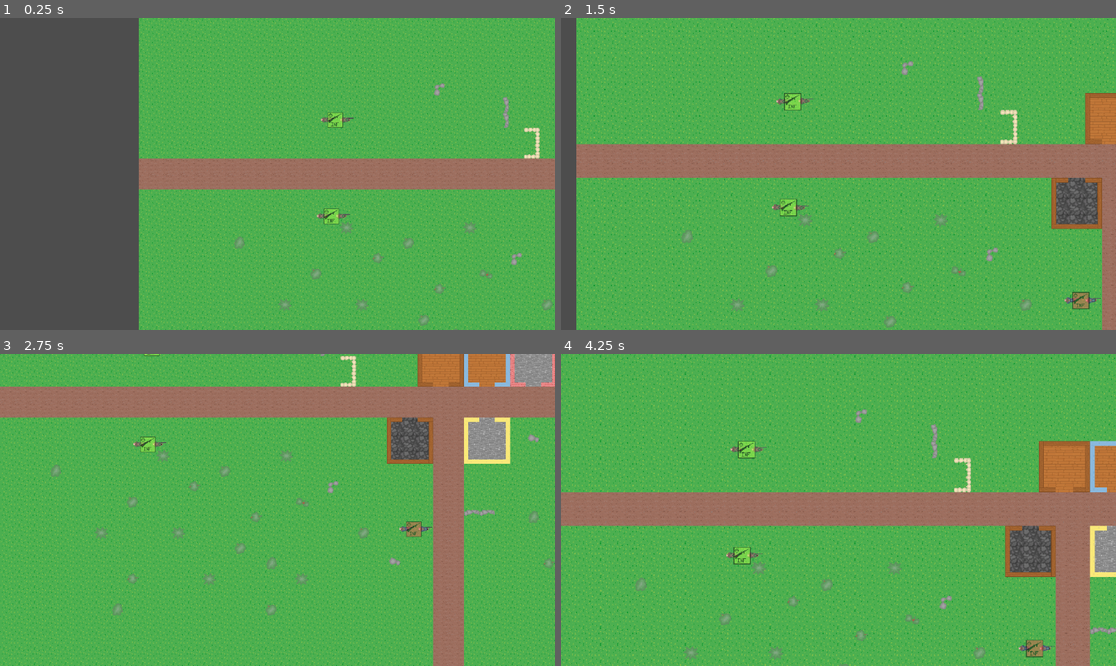
Above: before the commit, frames 1-4 (two rows, left to right).
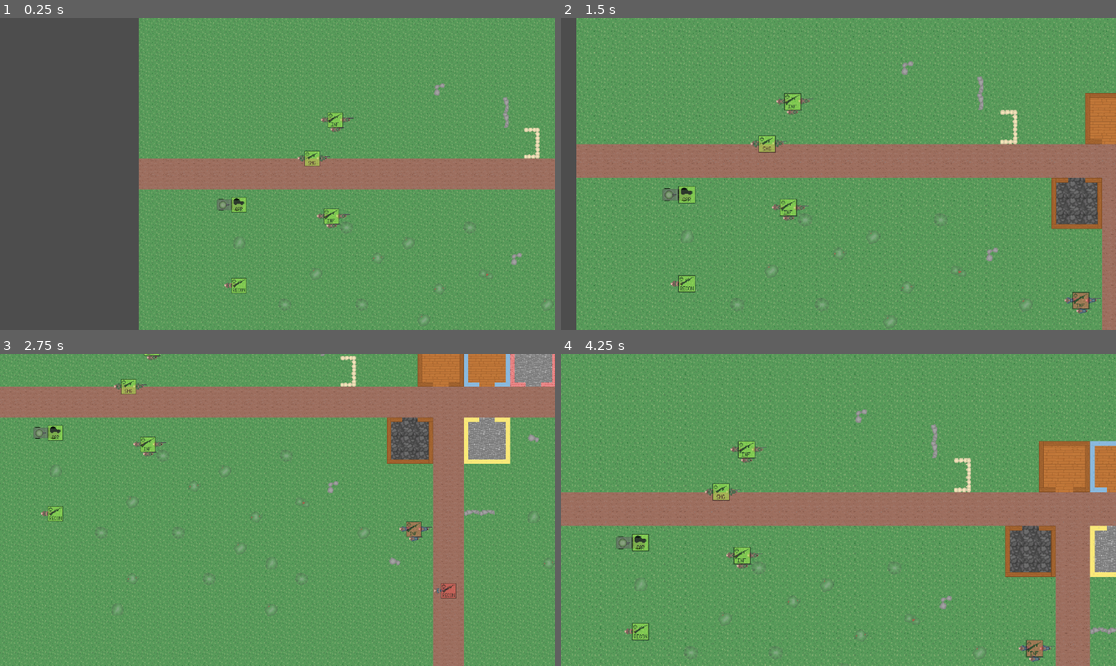
Above: after the commit, the same moments.

Repository: LDGamingExpress/Bunnies-At-Arms
Game: Godot game, scene res://TestScene.tscn
The game is run twice, just before and just after one commit, with the same random seed, the same clock (stepped at 60 frames per second) and the same inputs. The project has no main scene, so this scene is started directly.
Inputs (mouse positions are in pixels of both pictures, inside the frame that each line leads up to):
- Up to frame 1 (0.25 s): no input
- Up to frame 2 (1.5 s): tap Enter at 0.5 s; move the mouse to (960, 158) at 0.52 s; hold D (Right) 0.53-1.28 s; click (960, 158) at 0.6 s; move the mouse to (727, 189) at 1.27 s; hold S (Down) from 1.28 s (still down); tap Mouse wheel up (ZoomIn) at 1.35 s; click (727, 189) at 1.42 s
- Up to frame 3 (2.75 s): move the mouse to (333, 441) at 2.02 s; release S (Down) at 2.03 s; hold D (Right) from 2.03 s (still down); tap Mouse wheel down (ZoomOut) at 2.1 s; click (333, 441) at 2.17 s
- Up to frame 4 (4.25 s): move the mouse to (810, 572) at 2.77 s; release D (Right) at 2.78 s; hold W (Up) 2.78-3.53 s; click (810, 572) at 2.85 s; move the mouse to (1005, 556) at 3.52 s; hold A (Left) from 3.53 s (still down); tap Mouse wheel up (ZoomIn) at 3.6 s; click (1005, 556) at 3.67 s

The runs differ from the first frame. In frame 1, 13% of the frame differs, in the area x 25-100%, y 0-100%; in frame 2, 16%, in the area x 2-100%, y 0-100%; in frame 3, 16%; in frame 4, 16%.

Commit message:
Car and Start of Control Point Stuff
A basic armored car unit has been added and the control point system is started to be worked on.

Diff:
--- a/BulletScript.gd
+++ b/BulletScript.gd
@@ -6,6 +6,7 @@
 var Damage = 1
 var Team = null
 var startpos = null
+var GunRange = 150
 
 func _ready() -> void:
 	startpos = position
@@ -13,7 +14,7 @@
 func _physics_process(delta: float) -> void:
 	velocity = dir * SPEED
 	move_and_slide()
-	if pow(startpos.x - position.x,2) + pow(startpos.y - position.y,2) > 250000:
+	if sqrt(pow(startpos.x - position.x,2) + pow(startpos.y - position.y,2)) > GunRange:
 		queue_free()
 
 
--- /dev/null
+++ b/ControlPoint.tscn
@@ -0,0 +1,27 @@
+[gd_scene load_steps=5 format=3 uid="uid://moay3qpb8c0e"]
+
+[ext_resource type="Texture2D" uid="uid://blk0gtx2pelb5" path="res://Textures/ControlPoint.png" id="1_bxxv0"]
+[ext_resource type="Script" path="res://ControlPointScript.gd" id="1_qlmqi"]
+
+[sub_resource type="CircleShape2D" id="CircleShape2D_uxqp0"]
+
+[sub_resource type="CircleShape2D" id="CircleShape2D_f3jqw"]
+radius = 60.0
+
+[node name="ControlPoint" type="StaticBody2D"]
+script = ExtResource("1_qlmqi")
+
+[node name="CollisionShape2D" type="CollisionShape2D" parent="."]
+shape = SubResource("CircleShape2D_uxqp0")
+
+[node name="Sprite2D" type="Sprite2D" parent="."]
+texture = ExtResource("1_bxxv0")
+
+[node name="Area2D" type="Area2D" parent="."]
+
+[node name="CollisionShape2D" type="CollisionShape2D" parent="Area2D"]
+shape = SubResource("CircleShape2D_f3jqw")
+debug_color = Color(0.415686, 0.431373, 0.427451, 0.435294)
+
+[connection signal="body_entered" from="Area2D" to="." method="_on_area_2d_body_entered"]
+[connection signal="body_exited" from="Area2D" to="." method="_on_area_2d_body_exited"]
--- /dev/null
+++ b/ControlPointScript.gd
@@ -0,0 +1,19 @@
+extends StaticBody2D
+
+
+# Called when the node enters the scene tree for the first time.
+func _ready() -> void:
+	pass # Replace with function body.
+
+
+# Called every frame. 'delta' is the elapsed time since the previous frame.
+func _process(delta: float) -> void:
+	pass
+
+
+func _on_area_2d_body_entered(body: Node2D) -> void:
+	pass # Replace with function body.
+
+
+func _on_area_2d_body_exited(body: Node2D) -> void:
+	pass # Replace with function body.
--- a/TestScene.tscn
+++ b/TestScene.tscn
@@ -472,3 +472,25 @@
 [node name="Unit3" parent="." instance=ExtResource("2_i7ys4")]
 position = Vector2(664, 264)
 Team = 2
+
+[node name="Unit4" parent="." instance=ExtResource("2_i7ys4")]
+position = Vector2(72, -32)
+Type = "SMG"
+
+[node name="Unit5" parent="." instance=ExtResource("2_i7ys4")]
+position = Vector2(-80, 232)
+Type = "Recon"
+
+[node name="Unit6" parent="." instance=ExtResource("2_i7ys4")]
+position = Vector2(736, 392)
+Type = "Recon"
+Team = 2
+
+[node name="Unit7" parent="." instance=ExtResource("2_i7ys4")]
+position = Vector2(1096, 8)
+Type = "Recon"
+Team = 2
+
+[node name="Unit8" parent="." instance=ExtResource("2_i7ys4")]
+position = Vector2(-80, 64)
+Type = "Car"
--- a/UnitActor.tscn
+++ b/UnitActor.tscn
@@ -1,9 +1,13 @@
-[gd_scene load_steps=11 format=3 uid="uid://ke31dymdk3hu"]
+[gd_scene load_steps=22 format=3 uid="uid://ke31dymdk3hu"]
 
 [ext_resource type="Texture2D" uid="uid://cfgpvagvsvydh" path="res://Textures/BAA_UnitTiles.png" id="1_5xegg"]
 [ext_resource type="Script" path="res://UnitActorScript.gd" id="1_dptay"]
 [ext_resource type="Texture2D" uid="uid://d7cfg2ipt2pg" path="res://Textures/BAA_GunTiles.png" id="3_6livi"]
 
+[sub_resource type="AtlasTexture" id="AtlasTexture_potrx"]
+atlas = ExtResource("1_5xegg")
+region = Rect2(160, 0, 64, 32)
+
 [sub_resource type="AtlasTexture" id="AtlasTexture_mgpde"]
 atlas = ExtResource("1_5xegg")
 region = Rect2(64, 0, 32, 32)
@@ -11,11 +15,35 @@
 [sub_resource type="AtlasTexture" id="AtlasTexture_1u44g"]
 atlas = ExtResource("1_5xegg")
 region = Rect2(64, 64, 32, 32)
+
+[sub_resource type="AtlasTexture" id="AtlasTexture_268gh"]
+atlas = ExtResource("1_5xegg")
+region = Rect2(96, 0, 32, 32)
+
+[sub_resource type="AtlasTexture" id="AtlasTexture_ybtc2"]
+atlas = ExtResource("1_5xegg")
+region = Rect2(96, 64, 32, 32)
+
+[sub_resource type="AtlasTexture" id="AtlasTexture_16yw6"]
+atlas = ExtResource("1_5xegg")
+region = Rect2(128, 0, 32, 32)
+
+[sub_resource type="AtlasTexture" id="AtlasTexture_roap8"]
+atlas = ExtResource("1_5xegg")
+region = Rect2(128, 64, 32, 32)
 
 [sub_resource type="SpriteFrames" id="SpriteFrames_o6apg"]
 animations = [{
 "frames": [{
 "duration": 1.0,
+"texture": SubResource("AtlasTexture_potrx")
+}],
+"loop": true,
+"name": &"Car1",
+"speed": 5.0
+}, {
+"frames": [{
+"duration": 1.0,
 "texture": SubResource("AtlasTexture_mgpde")
 }],
 "loop": true,
@@ -29,27 +57,131 @@
 "loop": true,
 "name": &"Infantry2",
 "speed": 5.0
+}, {
+"frames": [{
+"duration": 1.0,
+"texture": SubResource("AtlasTexture_268gh")
+}],
+"loop": true,
+"name": &"Recon1",
+"speed": 5.0
+}, {
+"frames": [{
+"duration": 1.0,
+"texture": SubResource("AtlasTexture_ybtc2")
+}],
+"loop": true,
+"name": &"Recon2",
+"speed": 5.0
+}, {
+"frames": [{
+"duration": 1.0,
+"texture": SubResource("AtlasTexture_16yw6")
+}],
+"loop": true,
+"name": &"SMG1",
+"speed": 5.0
+}, {
+"frames": [{
+"duration": 1.0,
+"texture": SubResource("AtlasTexture_roap8")
+}],
+"loop": true,
+"name": &"SMG2",
+"speed": 5.0
 }]
 
+[sub_resource type="AtlasTexture" id="AtlasTexture_2axuy"]
+atlas = ExtResource("3_6livi")
+region = Rect2(160, 0, 32, 32)
+
 [sub_resource type="AtlasTexture" id="AtlasTexture_u7833"]
 atlas = ExtResource("3_6livi")
 region = Rect2(0, 0, 32, 32)
+
+[sub_resource type="AtlasTexture" id="AtlasTexture_rev1w"]
+atlas = ExtResource("3_6livi")
+region = Rect2(0, 0, 32, 32)
+
+[sub_resource type="AtlasTexture" id="AtlasTexture_rbrfh"]
+atlas = ExtResource("3_6livi")
+region = Rect2(32, 0, 32, 32)
+
+[sub_resource type="AtlasTexture" id="AtlasTexture_63lv8"]
+atlas = ExtResource("3_6livi")
+region = Rect2(32, 0, 32, 32)
+
+[sub_resource type="AtlasTexture" id="AtlasTexture_ll7xv"]
+atlas = ExtResource("3_6livi")
+region = Rect2(64, 0, 32, 32)
+
+[sub_resource type="AtlasTexture" id="AtlasTexture_mbl6o"]
+atlas = ExtResource("3_6livi")
+region = Rect2(64, 0, 32, 32)
 
 [sub_resource type="SpriteFrames" id="SpriteFrames_cud76"]
 animations = [{
 "frames": [{
 "duration": 1.0,
+"texture": SubResource("AtlasTexture_2axuy")
+}],
+"loop": true,
+"name": &"Car1",
+"speed": 5.0
+}, {
+"frames": [{
+"duration": 1.0,
 "texture": SubResource("AtlasTexture_u7833")
 }],
 "loop": true,
-"name": &"default",
+"name": &"Infantry1",
+"speed": 5.0
+}, {
+"frames": [{
+"duration": 1.0,
+"texture": SubResource("AtlasTexture_rev1w")
+}],
+"loop": true,
+"name": &"Infantry2",
+"speed": 5.0
+}, {
+"frames": [{
+"duration": 1.0,
+"texture": SubResource("AtlasTexture_rbrfh")
+}],
+"loop": true,
+"name": &"Recon1",
+"speed": 5.0
+}, {
+"frames": [{
+"duration": 1.0,
+"texture": SubResource("AtlasTexture_63lv8")
+}],
+"loop": true,
+"name": &"Recon2",
+"speed": 5.0
+}, {
+"frames": [{
+"duration": 1.0,
+"texture": SubResource("AtlasTexture_ll7xv")
+}],
+"loop": true,
+"name": &"SMG1",
+"speed": 5.0
+}, {
+"frames": [{
+"duration": 1.0,
+"texture": SubResource("AtlasTexture_mbl6o")
+}],
+"loop": true,
+"name": &"SMG2",
 "speed": 5.0
 }]
 
 [sub_resource type="CircleShape2D" id="CircleShape2D_rv5ut"]
 radius = 7.0
 
-[sub_resource type="CircleShape2D" id="CircleShape2D_jjdwi"]
+[sub_resource type="CircleShape2D" id="CircleShape2D_k3sdr"]
 radius = 250.0
 
 [node name="UnitActor" type="CharacterBody2D" groups=["Units"]]
@@ -70,6 +202,7 @@
 position = Vector2(6, -4)
 scale = Vector2(0.8, 0.8)
 sprite_frames = SubResource("SpriteFrames_cud76")
+animation = &"Infantry1"
 
 [node name="CollisionShape2D" type="CollisionShape2D" parent="."]
 shape = SubResource("CircleShape2D_rv5ut")
--- a/UnitActorScript.gd
+++ b/UnitActorScript.gd
@@ -20,9 +20,20 @@
 var Health = 3
 var rng = RandomNumberGenerator.new()
 
+var GunOffsetX = 6
+var GunOffsetY = -4
+var GunBehind = true
+
 func _ready() -> void:
 	$AnimatedSprite2D.animation = Type
+	$AnimatedSprite2D/GunSprite.animation = Type
 	$ReloadTimer.wait_time = ReloadTime
+	$DetectArea/CollisionShape2D.shape = $DetectArea/CollisionShape2D.shape.duplicate()
+	$DetectArea/CollisionShape2D.shape.radius = (GunRange)
+	$AnimatedSprite2D/GunSprite.position = Vector2(GunOffsetX,GunOffsetY)
+	$AnimatedSprite2D/GunSprite.show_behind_parent = GunBehind
+	#print(GunRange)
+	#print($DetectArea/CollisionShape2D.shape.radius)
 
 func _physics_process(delta: float) -> void:
 	if Health <= 0:
@@ -77,6 +88,48 @@
 					NewObj.position = $AnimatedSprite2D/GunSprite.global_position
 					NewObj.SPEED = 700.0
 					NewObj.Team = Team
+					NewObj.GunRange = GunRange
+					# + Vector2(rng.randf_range(-Accuracy,Accuracy),rng.randf_range(-Accuracy,Accuracy))
+					NewObj.dir = to_local(EnemyTarget.global_position).normalized()
+					NewObj.Damage = Damage
+					get_parent().get_parent().add_child(NewObj)
+					$ReloadTimer.start()
+			LastTar = to_global($NavigationAgent2D.get_next_path_position())
+			velocity = dir * SPEED
+		"Aggressive":
+			if EnemiesNearby.size() > 0:
+				if get_parent().Pursuing == null:
+					get_parent().Pursuing = GetClosestEnemy()
+			if get_parent().get_child(pos2go).global_position != GoToPos:
+				GoToPos = get_parent().get_child(pos2go).global_position
+				$NavigationAgent2D.target_position = GoToPos
+
+			var Dis = pow(GoToPos.x - global_position.x,2) + pow(GoToPos.y - global_position.y,2)
+			if get_parent().FarAway < Dis:
+				get_parent().FarAway = Dis
+				LastFar = Dis
+				#get_parent().FarAwayFrom = name
+			if get_parent().FarAway == LastFar and get_parent().FarAway > Dis:
+				get_parent().FarAway = Dis
+
+			EnemyTarget = null
+			if EnemiesNearby.size() > 0:
+				EnemyTarget = GetClosestEnemy()
+
+			var dir = to_local($NavigationAgent2D.get_next_path_position()).normalized()
+			if abs(to_global($NavigationAgent2D.get_next_path_position()).x - LastTar.x) + abs(to_global($NavigationAgent2D.get_next_path_position()).y - LastTar.y) > 2:
+				$AnimatedSprite2D.look_at(GoToPos)
+			#print(EnemyTarget)
+			#print(EnemiesNearby)
+			if EnemyTarget != null:
+				$AnimatedSprite2D.look_at(EnemyTarget.global_position)
+				if Reloaded == 1:
+					Reloaded = 0
+					var NewObj = UnitActor.instantiate()
+					NewObj.position = $AnimatedSprite2D/GunSprite.global_position
+					NewObj.SPEED = 700.0
+					NewObj.Team = Team
+					NewObj.GunRange = GunRange
 					# + Vector2(rng.randf_range(-Accuracy,Accuracy),rng.randf_range(-Accuracy,Accuracy))
 					NewObj.dir = to_local(EnemyTarget.global_position).normalized()
 					NewObj.Damage = Damage
@@ -97,6 +150,8 @@
 	if body.is_in_group("Units"):
 		if body.Team != Team and EnemiesNearby.find(body) != -1:
 			EnemiesNearby.erase(body)
+			if get_parent().Pursuing == body:
+				get_parent().Pursuing = null
 
 func GetClosestEnemy():
 	var ClosestDis = 1000000000
--- a/UnitObj.tscn
+++ b/UnitObj.tscn
@@ -1,8 +1,12 @@
-[gd_scene load_steps=7 format=3 uid="uid://bl41bmdw7f06q"]
+[gd_scene load_steps=12 format=3 uid="uid://bl41bmdw7f06q"]
 
 [ext_resource type="Texture2D" uid="uid://xfjyri0wrabf" path="res://Textures/BAA_UnitSymbols.png" id="1_bgkb8"]
 [ext_resource type="Script" path="res://UnitObjScript.gd" id="2_r6mwj"]
 [ext_resource type="Texture2D" uid="uid://bajiiwmmg7vc6" path="res://Textures/BAA_UnitSelected.png" id="3_v8l3e"]
+
+[sub_resource type="AtlasTexture" id="AtlasTexture_7vfkd"]
+atlas = ExtResource("1_bgkb8")
+region = Rect2(160, 0, 32, 32)
 
 [sub_resource type="AtlasTexture" id="AtlasTexture_opv5f"]
 atlas = ExtResource("1_bgkb8")
@@ -12,8 +16,32 @@
 atlas = ExtResource("1_bgkb8")
 region = Rect2(0, 64, 32, 32)
 
+[sub_resource type="AtlasTexture" id="AtlasTexture_bg88k"]
+atlas = ExtResource("1_bgkb8")
+region = Rect2(32, 0, 32, 32)
+
+[sub_resource type="AtlasTexture" id="AtlasTexture_i7uah"]
+atlas = ExtResource("1_bgkb8")
+region = Rect2(32, 64, 32, 32)
+
+[sub_resource type="AtlasTexture" id="AtlasTexture_03t7j"]
+atlas = ExtResource("1_bgkb8")
+region = Rect2(64, 0, 32, 32)
+
+[sub_resource type="AtlasTexture" id="AtlasTexture_b23ni"]
+atlas = ExtResource("1_bgkb8")
+region = Rect2(64, 64, 32, 32)
+
 [sub_resource type="SpriteFrames" id="SpriteFrames_87tm6"]
 animations = [{
+"frames": [{
+"duration": 1.0,
+"texture": SubResource("AtlasTexture_7vfkd")
+}],
+"loop": true,
+"name": &"Car1",
+"speed": 5.0
+}, {
 "frames": [{
 "duration": 1.0,
 "texture": SubResource("AtlasTexture_opv5f")
@@ -29,6 +57,38 @@
 "loop": true,
 "name": &"Infantry2",
 "speed": 5.0
+}, {
+"frames": [{
+"duration": 1.0,
+"texture": SubResource("AtlasTexture_bg88k")
+}],
+"loop": true,
+"name": &"Recon1",
+"speed": 5.0
+}, {
+"frames": [{
+"duration": 1.0,
+"texture": SubResource("AtlasTexture_i7uah")
+}],
+"loop": true,
+"name": &"Recon2",
+"speed": 5.0
+}, {
+"frames": [{
+"duration": 1.0,
+"texture": SubResource("AtlasTexture_03t7j")
+}],
+"loop": true,
+"name": &"SMG1",
+"speed": 5.0
+}, {
+"frames": [{
+"duration": 1.0,
+"texture": SubResource("AtlasTexture_b23ni")
+}],
+"loop": true,
+"name": &"SMG2",
+"speed": 5.0
 }]
 
 [node name="Unit" type="CharacterBody2D" groups=["Units"]]
@@ -40,7 +100,7 @@
 self_modulate = Color(1, 1, 1, 0.462745)
 z_index = 1
 sprite_frames = SubResource("SpriteFrames_87tm6")
-animation = &"Infantry1"
+animation = &"Car1"
 
 [node name="SelectIcon" type="Sprite2D" parent="UnitIcon"]
 visible = false
--- a/UnitObjScript.gd
+++ b/UnitObjScript.gd
@@ -12,70 +12,155 @@
 var SPEED = 50
 var Behavior = "Defensive" # Can be Defensive, Aggressive, and Passive
 var UnitsLeft = 4
+var Pursuing = null
 
 # Called when the node enters the scene tree for the first time.
 func _ready() -> void:
-	if Type == "Infantry":
-		UnitsLeft = 2
-		Speed = 1
-		var NewObj = UnitActor.instantiate()
-		NewObj.Type = (Type + str(Team))
-		NewObj.position = $Pos1.global_position
-		NewObj.pos2go = 1
-		NewObj.SPEED = 50.0
-		NewObj.GunRange = 150
-		NewObj.Team = Team
-		NewObj.ReloadTime = 0.5
-		add_child(NewObj)
-		NewObj = UnitActor.instantiate()
-		NewObj.Type = (Type + str(Team))
-		NewObj.position = $Pos2.global_position
-		NewObj.pos2go = 2
-		NewObj.SPEED = 50.0
-		NewObj.GunRange = 150
-		NewObj.Team = Team
-		NewObj.ReloadTime = 0.5
-		add_child(NewObj)
+	match Type:
+		"Car":
+			UnitsLeft = 1
+			Speed = 55
+			var NewObj = UnitActor.instantiate()
+			NewObj.Type = (Type + str(Team))
+			NewObj.position = $Pos1.global_position
+			NewObj.pos2go = 1
+			NewObj.SPEED = 50.0
+			NewObj.GunRange = 180
+			NewObj.Team = Team
+			NewObj.ReloadTime = 0.2
+			NewObj.Accuracy = 10
+			NewObj.Damage = 1
+			NewObj.Health = 12
+			NewObj.GunOffsetX = -13
+			NewObj.GunOffsetY = 0
+			NewObj.GunBehind = false
+			add_child(NewObj)
+		"SMG":
+			UnitsLeft = 2
+			Speed = 25
+			var NewObj = UnitActor.instantiate()
+			NewObj.Type = (Type + str(Team))
+			NewObj.position = $Pos1.global_position
+			NewObj.pos2go = 1
+			NewObj.SPEED = 50.0
+			NewObj.GunRange = 120
+			NewObj.Team = Team
+			NewObj.ReloadTime = 0.2
+			NewObj.Accuracy = 13
+			NewObj.Damage = 0.75
+			NewObj.Health = 4.5
+			add_child(NewObj)
+			NewObj = UnitActor.instantiate()
+			NewObj.Type = (Type + str(Team))
+			NewObj.position = $Pos2.global_position
+			NewObj.pos2go = 2
+			NewObj.SPEED = 50.0
+			NewObj.GunRange = 120
+			NewObj.Team = Team
+			NewObj.ReloadTime = 0.2
+			NewObj.Accuracy = 13
+			NewObj.Damage = 0.75
+			NewObj.Health = 3
+			add_child(NewObj)
+		"Recon":
+			UnitsLeft = 1
+			Speed = 1
+			var NewObj = UnitActor.instantiate()
+			NewObj.Type = (Type + str(Team))
+			NewObj.position = $Pos1.global_position
+			NewObj.pos2go = 1
+			NewObj.SPEED = 50.0
+			NewObj.GunRange = 300
+			NewObj.Team = Team
+			NewObj.ReloadTime = 0.8
+			NewObj.Accuracy = 1
+			NewObj.Damage = 2
+			NewObj.Health = 3
+			add_child(NewObj)
+		"Infantry":
+			UnitsLeft = 3
+			Speed = 1
+			var NewObj = UnitActor.instantiate()
+			NewObj.Type = (Type + str(Team))
+			NewObj.position = $Pos1.global_position
+			NewObj.pos2go = 1
+			NewObj.SPEED = 50.0
+			NewObj.GunRange = 150
+			NewObj.Team = Team
+			NewObj.ReloadTime = 0.5
+			NewObj.Accuracy = 10
+			NewObj.Damage = 1
+			NewObj.Health = 3
+			add_child(NewObj)
+			NewObj = UnitActor.instantiate()
+			NewObj.Type = (Type + str(Team))
+			NewObj.position = $Pos2.global_position
+			NewObj.pos2go = 2
+			NewObj.SPEED = 50.0
+			NewObj.GunRange = 150
+			NewObj.Team = Team
+			NewObj.ReloadTime = 0.5
+			NewObj.Accuracy = 10
+			NewObj.Damage = 1
+			NewObj.Health = 3
+			add_child(NewObj)
+			NewObj = UnitActor.instantiate()
+			NewObj.Type = (Type + str(Team))
+			NewObj.position = $Pos3.global_position
+			NewObj.pos2go = 3
+			NewObj.SPEED = 50.0
+			NewObj.GunRange = 150
+			NewObj.Team = Team
+			NewObj.ReloadTime = 0.5
+			NewObj.Accuracy = 10
+			NewObj.Damage = 1
+			NewObj.Health = 3
+			add_child(NewObj)
 	$UnitIcon.animation = (Type + str(Team))
 
 # Called every frame. 'delta' is the elapsed time since the previous frame.
 func _process(delta: float) -> void:
 	if UnitsLeft <= 0:
+		#print(Globals.HoveringOverClickable)
 		if PlayerHovering == 1:
 			Globals.HoveringOverClickable -= 1
 			PlayerHovering = 0
+		#print(Globals.HoveringOverClickable)
 		queue_free()
-	#print(FarAway)
-	#print(Globals.MousePos.x)
-	#print(global_position.x)
-	if Team == 1 and PlayerHovering == 0 and (Globals.MousePos.x >= (global_position.x - 16)) and (Globals.MousePos.x <= (global_position.x + 16)) and (Globals.MousePos.y >= (global_position.y - 16)) and (Globals.MousePos.y <= (global_position.y + 16)):
-		Input.set_default_cursor_shape(Input.CURSOR_POINTING_HAND)
-		Globals.HoveringOverClickable += 1
-		PlayerHovering = 1
-	elif Team == 1 and PlayerHovering == 1:
-		Globals.HoveringOverClickable -= 1
-		PlayerHovering = 0
-	if Team == 1 and abs(to_global($NavigationAgent2D.get_next_path_position()).x - global_position.x) + abs(to_global($NavigationAgent2D.get_next_path_position()).y - global_position.y) > 6:
-		if FarAway > 0 and FirstMove != 1:
-			#var posBefore = position
-			var dir = to_local($NavigationAgent2D.get_next_path_position()).normalized()
-			velocity = dir * SPEED
+	else:
+		if Team == 1 and PlayerHovering == 0 and (Globals.MousePos.x >= (global_position.x - 16)) and (Globals.MousePos.x <= (global_position.x + 16)) and (Globals.MousePos.y >= (global_position.y - 16)) and (Globals.MousePos.y <= (global_position.y + 16)):
+			Input.set_default_cursor_shape(Input.CURSOR_POINTING_HAND)
+			Globals.HoveringOverClickable += 1
+			PlayerHovering = 1
+		elif Team == 1 and PlayerHovering == 1:
+			Globals.HoveringOverClickable -= 1
+			PlayerHovering = 0
+		if Pursuing != null:
+			$NavigationAgent2D.target_desired_distance = 40
+			$NavigationAgent2D.target_position = Pursuing.global_position
+		else:
+			$NavigationAgent2D.target_desired_distance = 8
+		if abs(to_global($NavigationAgent2D.get_next_path_position()).x - global_position.x) + abs(to_global($NavigationAgent2D.get_next_path_position()).y - global_position.y) > 6:
+			if FarAway > 0 and FirstMove != 1:
+				#var posBefore = position
+				var dir = to_local($NavigationAgent2D.get_next_path_position()).normalized()
+				velocity = dir * SPEED
 
-			if $NavigationAgent2D.avoidance_enabled:
-				$NavigationAgent2D.set_velocity_forced(velocity)
+				if $NavigationAgent2D.avoidance_enabled:
+					$NavigationAgent2D.set_velocity_forced(velocity)
 
-			move_and_slide()
+				move_and_slide()
+			else:
+				FirstMove = 0
+				var dir = to_local($NavigationAgent2D.get_next_path_position()).normalized()
+				velocity = dir * SPEED
+
+				if $NavigationAgent2D.avoidance_enabled:
+					$NavigationAgent2D.set_velocity_forced(velocity)
+
+				move_and_slide()
 		else:
-			FirstMove = 0
-			var dir = to_local($NavigationAgent2D.get_next_path_position()).normalized()
-			velocity = dir * SPEED
-
-			if $NavigationAgent2D.avoidance_enabled:
-				$NavigationAgent2D.set_velocity_forced(velocity)
-
-			move_and_slide()
-	elif Team == 1:
-		$NavigationAgent2D.target_position = position
+			$NavigationAgent2D.target_position = position
 
 func _input(event: InputEvent) -> void:
 	if event is InputEventMouseButton:
--- a/globals.gd
+++ b/globals.gd
@@ -4,12 +4,12 @@
 var UnitsSelected = []
 
 # Called when the node enters the scene tree for the first time.
-func _ready() -> void:
-	pass # Replace with function body.
+#func _ready() -> void:
+#	pass # Replace with function body.
 
 
 # Called every frame. 'delta' is the elapsed time since the previous frame.
 func _process(delta: float) -> void:
-	if HoveringOverClickable == 0:
+	if HoveringOverClickable <= 0:
 		Input.set_default_cursor_shape(Input.CURSOR_ARROW)
 #	MousePos = get_viewport().get_global_mouse_position()
Binary file changed: Textures/BAA_GunTiles.png
Binary file changed: Textures/BAA_MapTiles.png
Binary file changed: Textures/BAA_UnitSymbols.png
Binary file changed: Textures/BAA_UnitTiles.png
Binary file added: Textures/ControlPoint.png
Not shown, added: Textures/ControlPoint.png.import
Not shown: 1 places in UnitActor.tscn that only renumber resources
